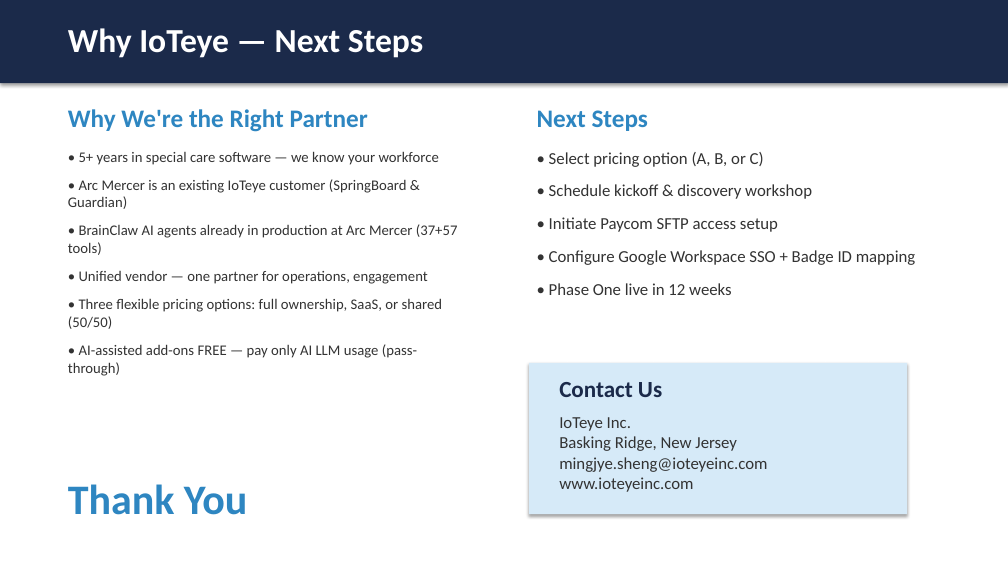
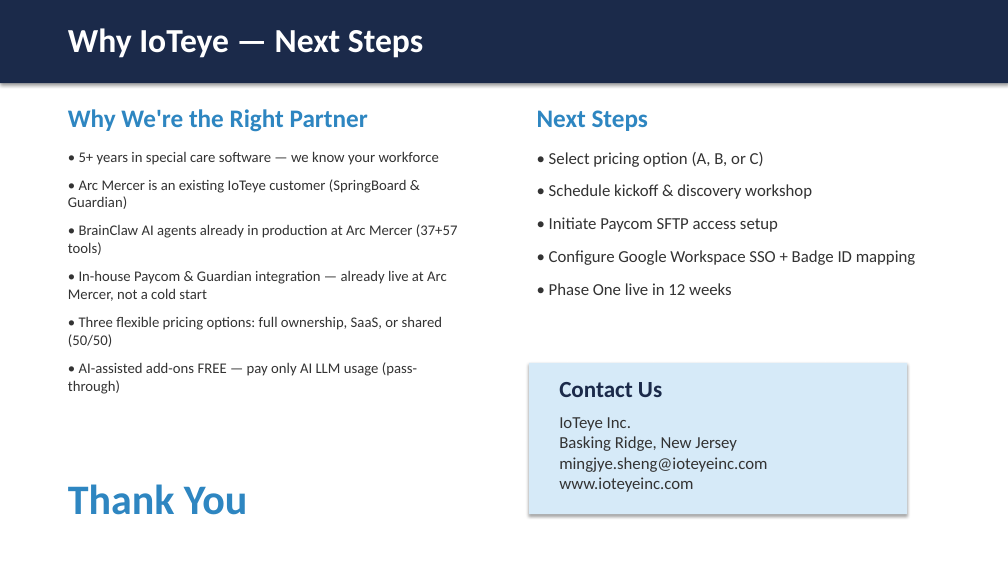
Before and after one commit to mingjyesheng-ioteye/sb_rewards, a slide deck: slide 17 of RFP/IoTeye - Arc Mercer Pitch.pptx. Drawn at 1008x567 pixels with LibreOffice and Linux fonts; fonts in the diff are those of the drawing. Boxes give left, top, right and bottom in pixels: in the first picture for what was removed or moved away, otherwise in the second. Text is boxed around its words. In the diff, an @@ line names an element or a change of style, - is before the commit and + after.

Commit message:
Slide 17: refine unified vendor bullet to highlight in-house Paycom & Guardian integration at Arc Mercer

```diff
--- a/RFP/IoTeye - Arc Mercer Pitch.pptx
+++ b/RFP/IoTeye - Arc Mercer Pitch.pptx
@@ text at (x1=68, y1=270, x2=447, y2=301): text changed @@
-• Unified vendor — one partner for operations, engagement
+• In-house Paycom & Guardian integration — already live at Arc Mercer, not a cold start
```
Also in this commit, not shown: 1 other file.
